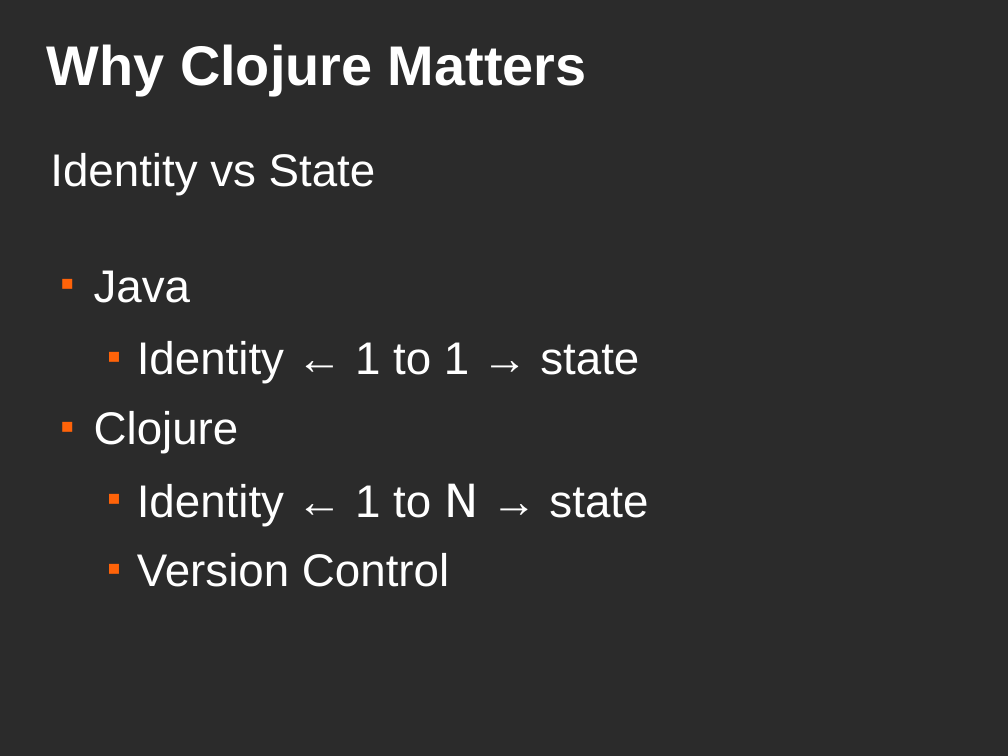
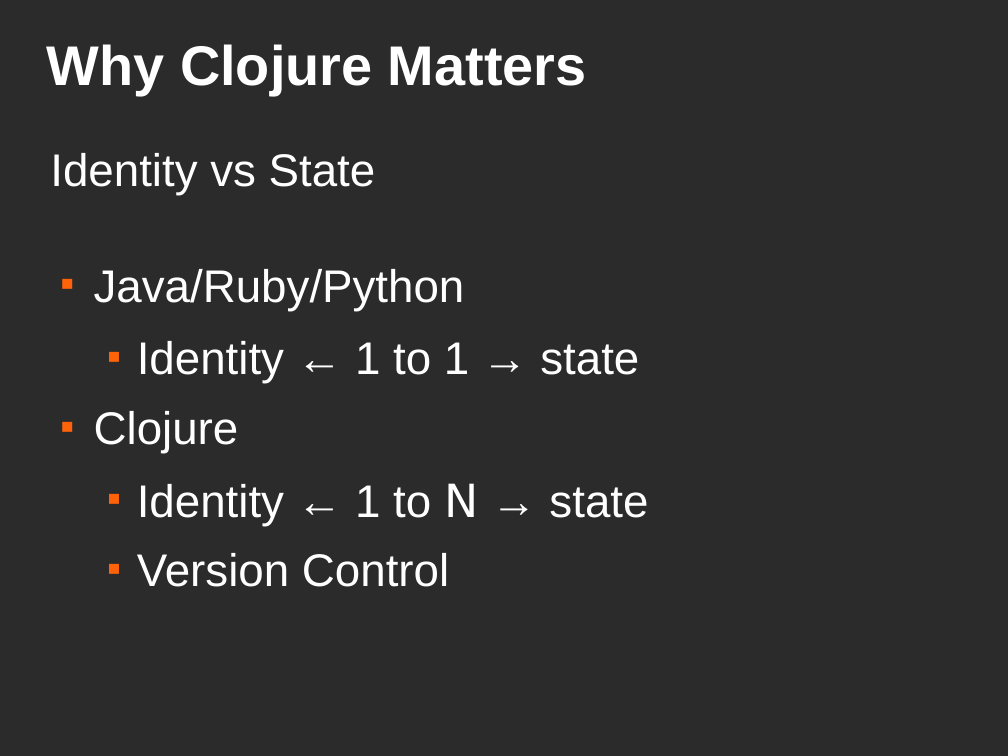
Before and after one commit to ckirkendall/cinjug-sept-2011, a slide deck: slide 11 of presentation/why-clojure-cinjug.odp. Drawn at 1008x756 pixels with LibreOffice and Linux fonts; fonts in the diff are those of the drawing; background and template pictures are left out; a plain dark background stands for a picture behind light text. Boxes give left, top, right and bottom in pixels: in the first picture for what was removed or moved away, otherwise in the second. Text is boxed around its words. In the diff, an @@ line names an element or a change of style, - is before the commit and + after.

```diff
--- a/presentation/why-clojure-cinjug.odp
+++ b/presentation/why-clojure-cinjug.odp
@@ text at [94, 269, 465, 311]: text changed @@
-■ Java
+■ Java/Ruby/Python
```
Also in this commit, not shown: 2 other slides changed, 6 other files.
